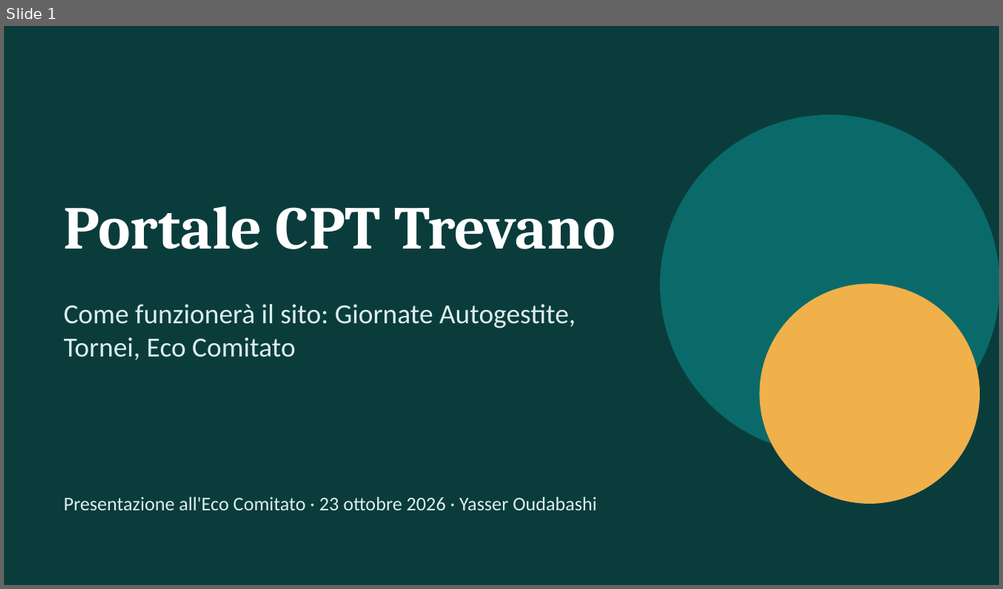
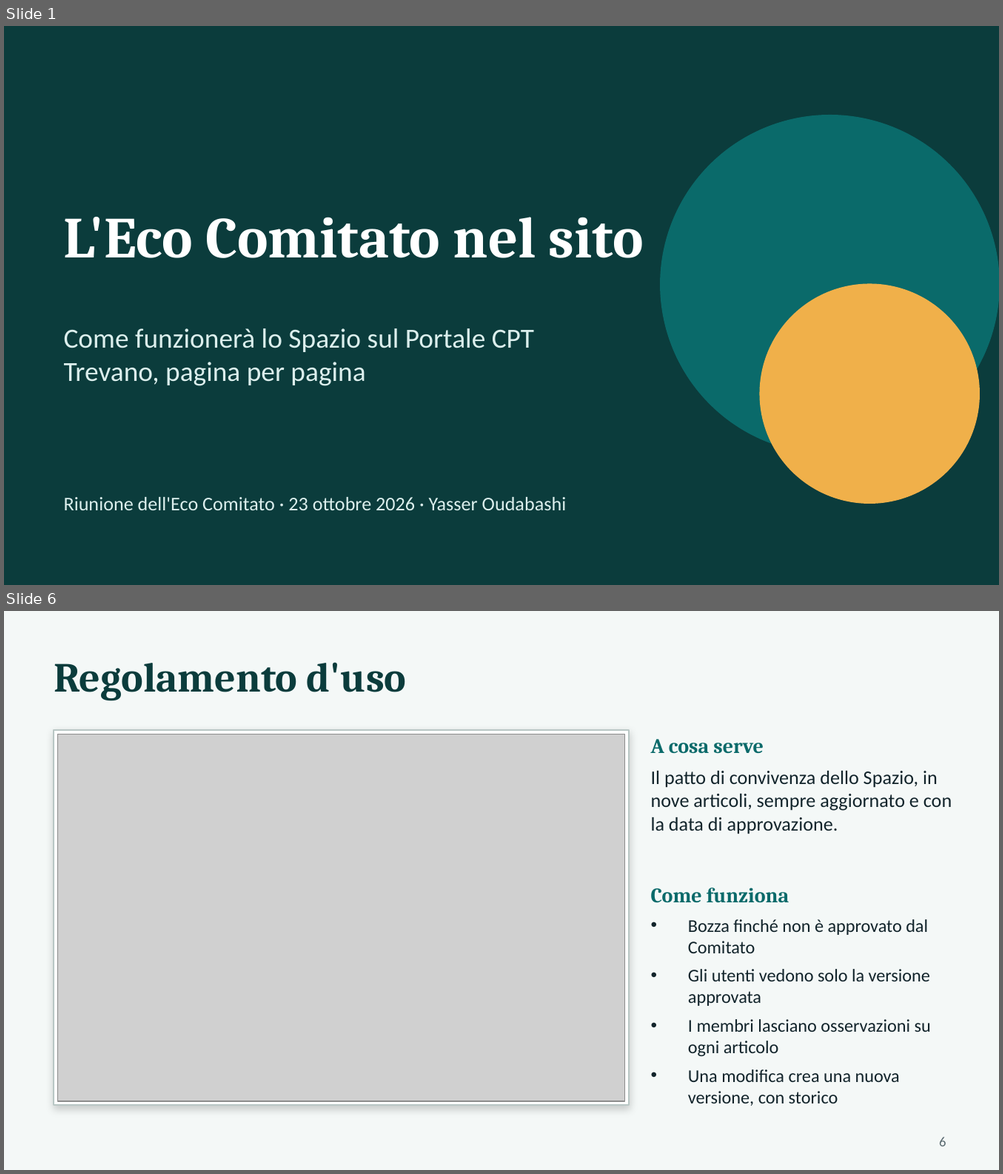
Before and after one commit to YasserOudabashi/CptSite, a slide deck: Presentazione/Presentazione_Sito_23-10-2026.pptx. Shown one above the other, each under a label of ours: slide 1 before the commit, slides 1 and 6 after it; the slides between them are not shown. The pictures are 1003x589 and 1003x1174 pixels, drawn with LibreOffice and Linux fonts; fonts in the diff are those of the drawing; grey boxes stand for pictures. Boxes give left, top, right and bottom in pixels: in the first picture for what was removed or moved away, otherwise in the second. Text is boxed around its words. In the diff, an @@ line names an element or a change of style, - is before the commit and + after.

```diff
--- a/Presentazione/Presentazione_Sito_23-10-2026.pptx
+++ b/Presentazione/Presentazione_Sito_23-10-2026.pptx
@@ slide 6 added at [4,611,999,1170], background #F4F8F7 @@
@@ text added at [54,662,407,701], 30 pt, text #0B3C3C, bold @@
+Regolamento d'uso
@@ rectangle added at [54,730,629,1105], fill #FFFFFF, outline #B9C7C5 1 pt @@
@@ picture added at [58,735,625,1102] @@
@@ text added at [651,739,763,754], 15 pt, text #0A6A6A, bold @@
+A cosa serve
@@ text added at [651,771,951,834], 14 pt, text #12242B @@
+Il patto di convivenza dello Spazio, in nove articoli, sempre aggiornato e con la data di approvazione.
@@ text added at [651,888,788,903], 15 pt, text #0A6A6A, bold @@
+Come funziona
@@ text added at [688,920,930,1106], 13 pt, text #12242B @@
+• Bozza finché non è approvato dal Comitato
+• Gli utenti vedono solo la versione approvata
+• I membri lasciano osservazioni su ogni articolo
+• Una modifica crea una nuova versione, con storico
@@ page number added at [939,1137,945,1147], 10 pt, text #58696F @@
+6
@@ slide 1 changed as well @@
@@ text at [64,217,643,258]: text changed; size 44 to 42 pt @@
-Portale CPT Trevano
+L'Eco Comitato nel sito
@@ text at [64,329,534,386]: text changed @@
-Come funzionerà il sito: Giornate Autogestite, Tornei, Eco Comitato
+Come funzionerà lo Spazio sul Portale CPT Trevano, pagina per pagina
@@ text at [64,497,566,511]: text changed @@
-Presentazione all'Eco Comitato · 23 ottobre 2026 · Yasser Oudabashi
+Riunione dell'Eco Comitato · 23 ottobre 2026 · Yasser Oudabashi
```
Also in this commit, not shown: 1 other slide changed, 12 other slides added, 10 slides removed, 1 other file.
